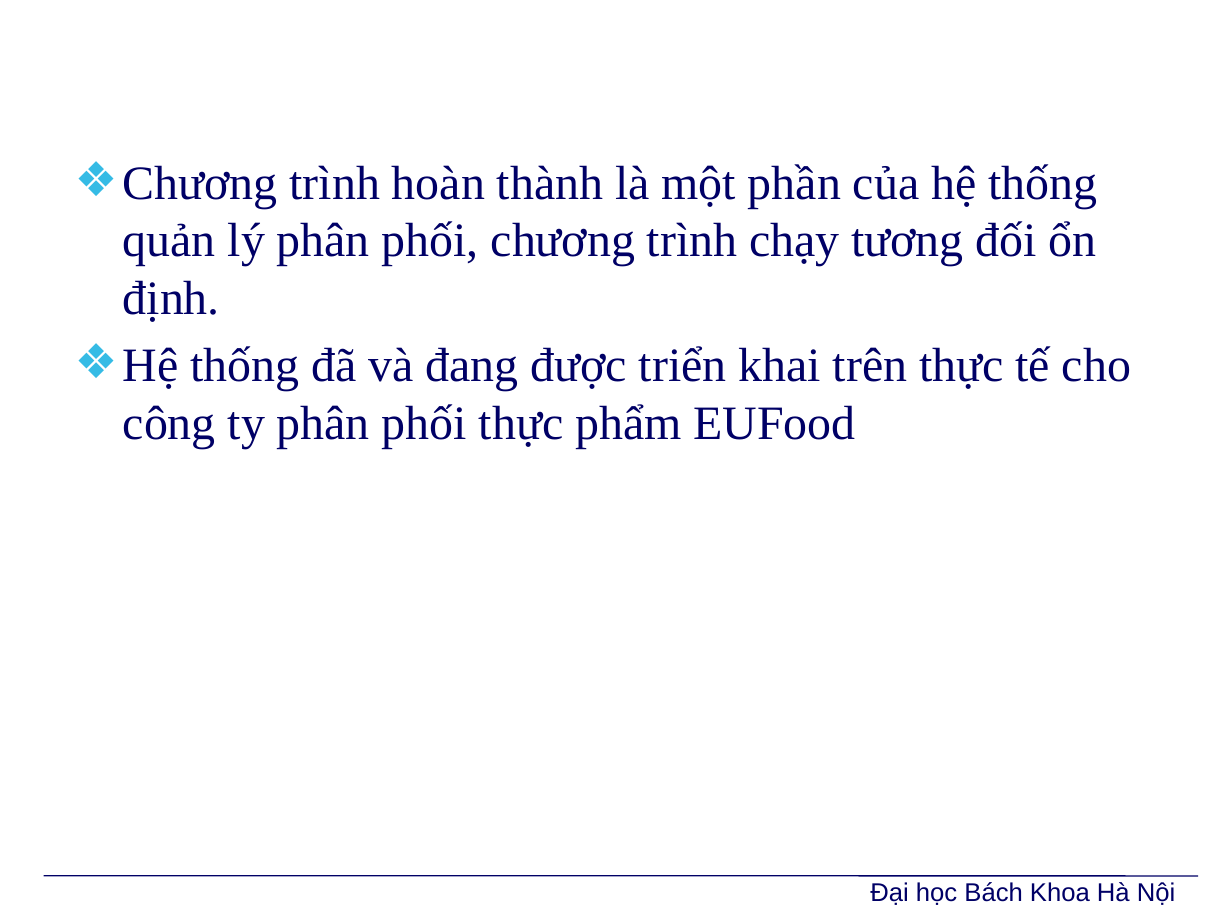
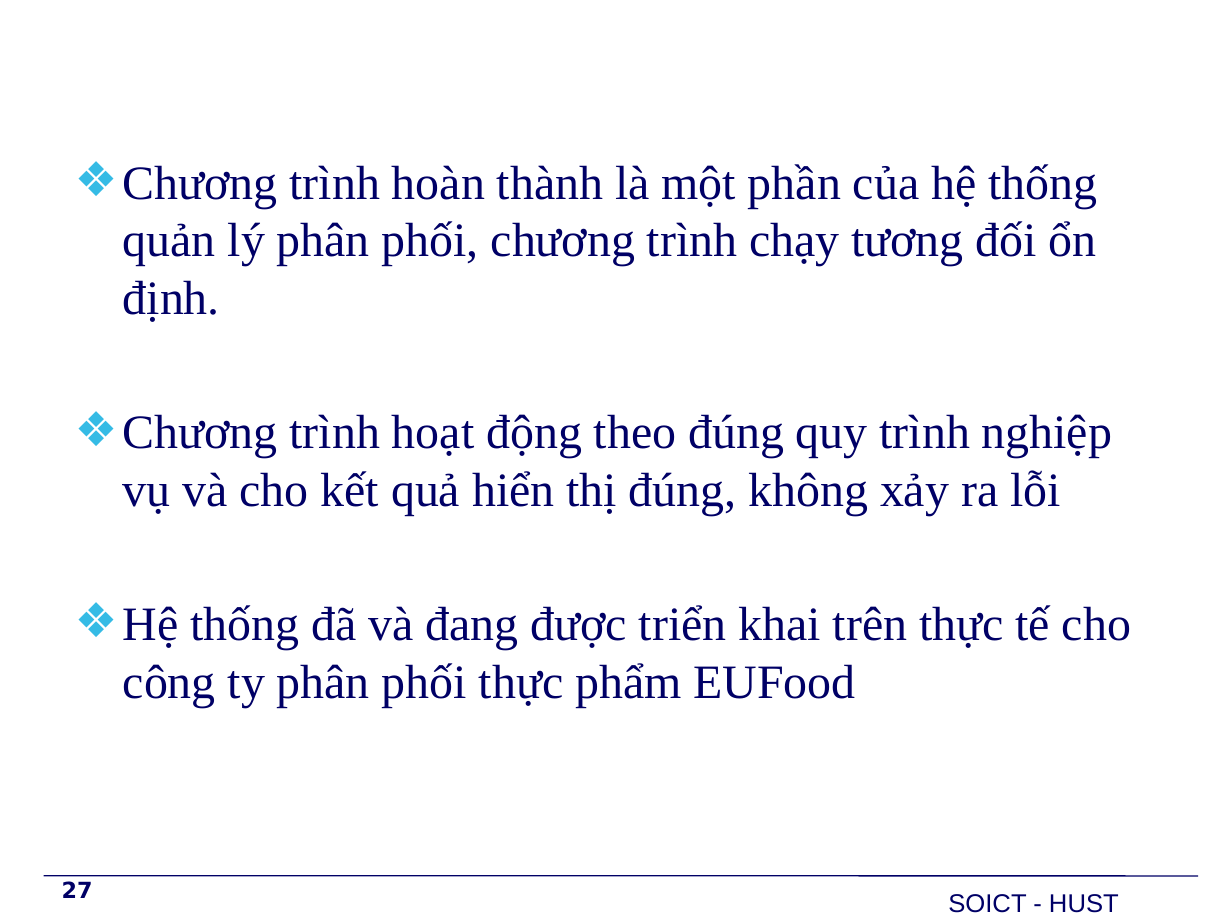
Before and after one commit to PhoenixNguyen/Graduate_Project, a slide deck: slide 27 of Report/BaoVe/TrinhDien/Slide.pptx (slide 34 before the commit). Drawn at 1232x924 pixels with LibreOffice and Linux fonts; fonts in the diff are those of the drawing; background and template pictures are left out. Boxes give left, top, right and bottom in pixels: in the first picture for what was removed or moved away, otherwise in the second. Text is boxed around its words. In the diff, an @@ line names an element or a change of style, - is before the commit and + after.

```diff
--- a/Report/BaoVe/TrinhDien/Slide.pptx
+++ b/Report/BaoVe/TrinhDien/Slide.pptx
@@ text at (123, 414, 1112, 516): paragraph added @@
+❖ Chương trình hoạt động theo đúng quy trình nghiệp vụ và cho kết quả hiển thị đúng, không xảy ra lỗi
@@ page number added at (62, 881, 93, 898), 13 pt, text #000066, bold @@
+27
@@ text removed at (870, 882, 1175, 905) @@
-Đại học Bách Khoa Hà Nội
@@ text added at (948, 894, 1119, 913), 15 pt, text #000066 @@
+SOICT - HUST
```
Also in this commit, not shown: 25 other slides changed, 4 slides added, 11 slides removed, 4 other files.
